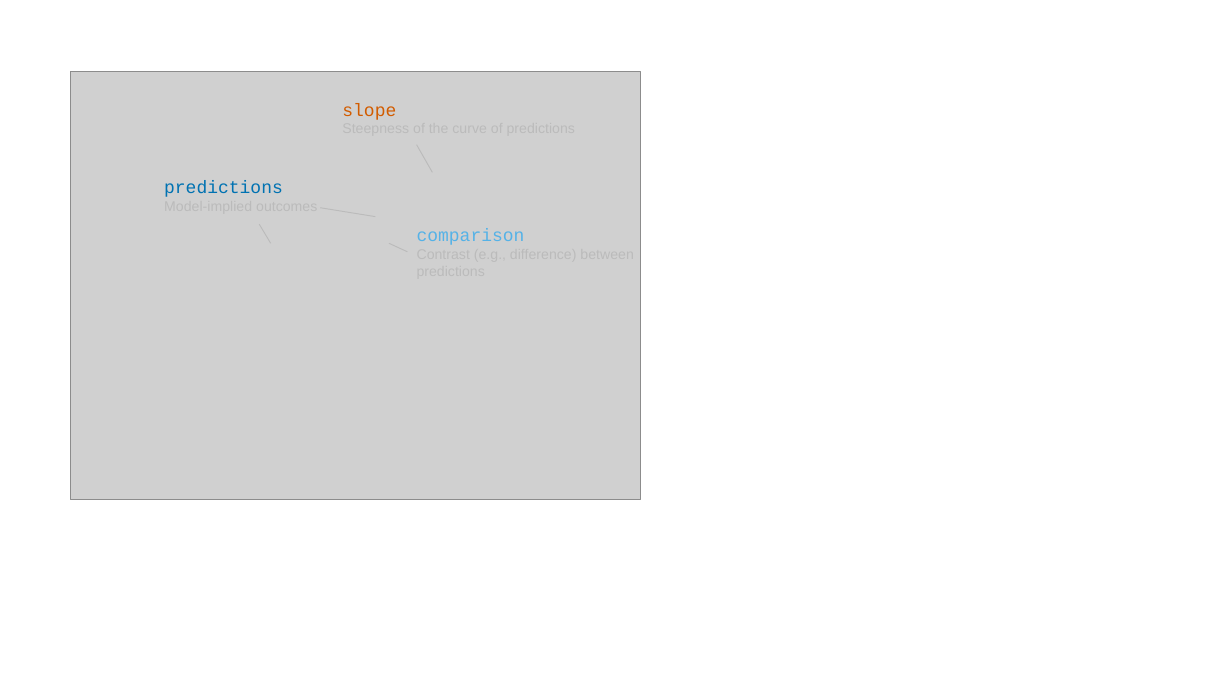
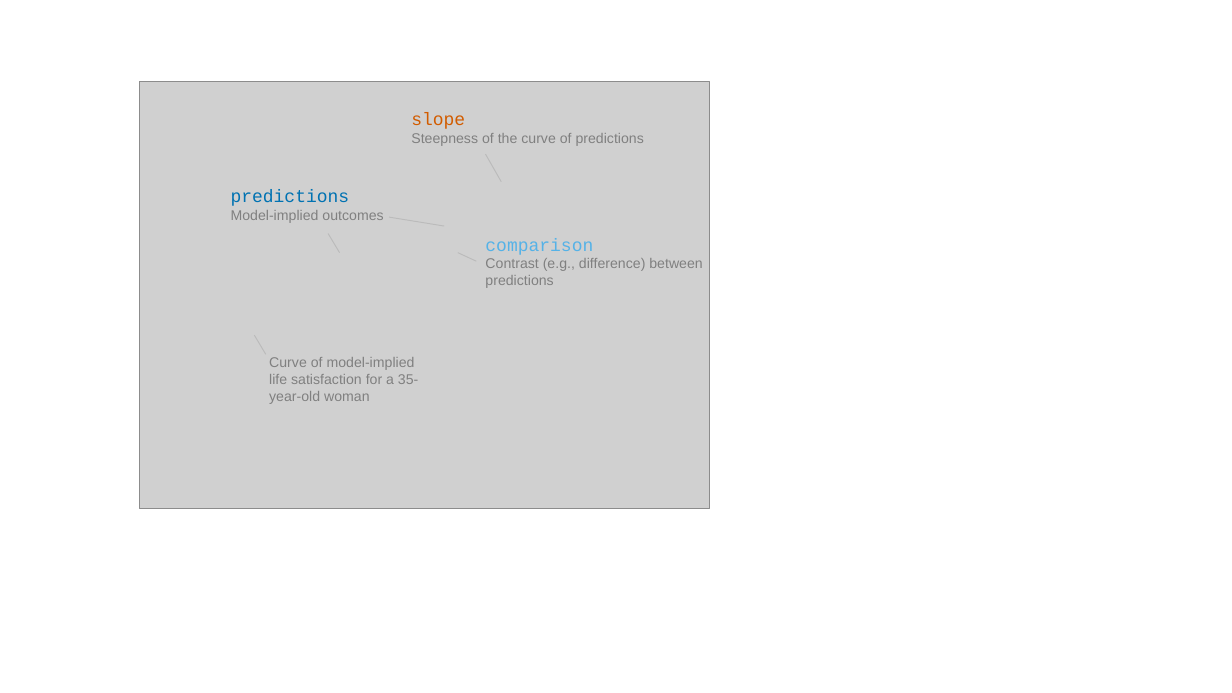
Before and after one commit to j-rohrer/marginal-psych, a slide deck: slide 1 of plots/predictions_comparisons_slopes.pptx. Drawn at 1232x693 pixels with LibreOffice and Linux fonts; fonts in the diff are those of the drawing; grey boxes stand for pictures. Boxes give left, top, right and bottom in pixels: in the first picture for what was removed or moved away, otherwise in the second. Text is boxed around its words. In the diff, an @@ line names an element or a change of style, - is before the commit and + after.

```diff
--- a/plots/predictions_comparisons_slopes.pptx
+++ b/plots/predictions_comparisons_slopes.pptx
@@ text at (411,133,644,146): text colour #BBBBBB to #808080 in "Steepness of the curve of predictions" @@
@@ 4 lines, 2 texts, 1 picture: place and size @@
-4 lines, 2 texts, 1 picture at (70,72,640,500)
+4 lines, 2 texts, 1 picture at (140,81,710,509)
@@ text "predictions": place and size @@
-text "predictions" at (164,181,283,197)
+text "predictions" at (231,190,383,223)
@@ text at (231,210,383,223): text colour #BBBBBB to #808080 in "Model-implied outcomes" @@
@@ text at (485,258,702,288): text colour #BBBBBB to #808080 in "Contrast (e.g., difference) between predictions" @@
@@ line added from (266, 354) to (254, 335), #BBBBBB 0.75 pt @@
@@ text added at (269,357,418,404), 11 pt, text #808080 @@
+Curve of model-implied life satisfaction for a 35-year-old woman
```
Also in this commit, not shown: 15 other files.
